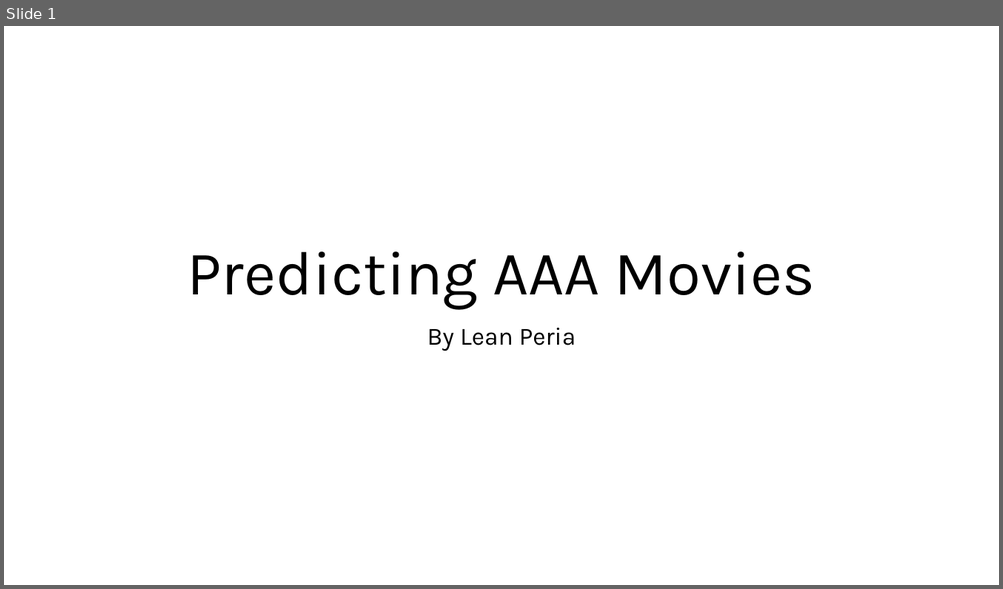
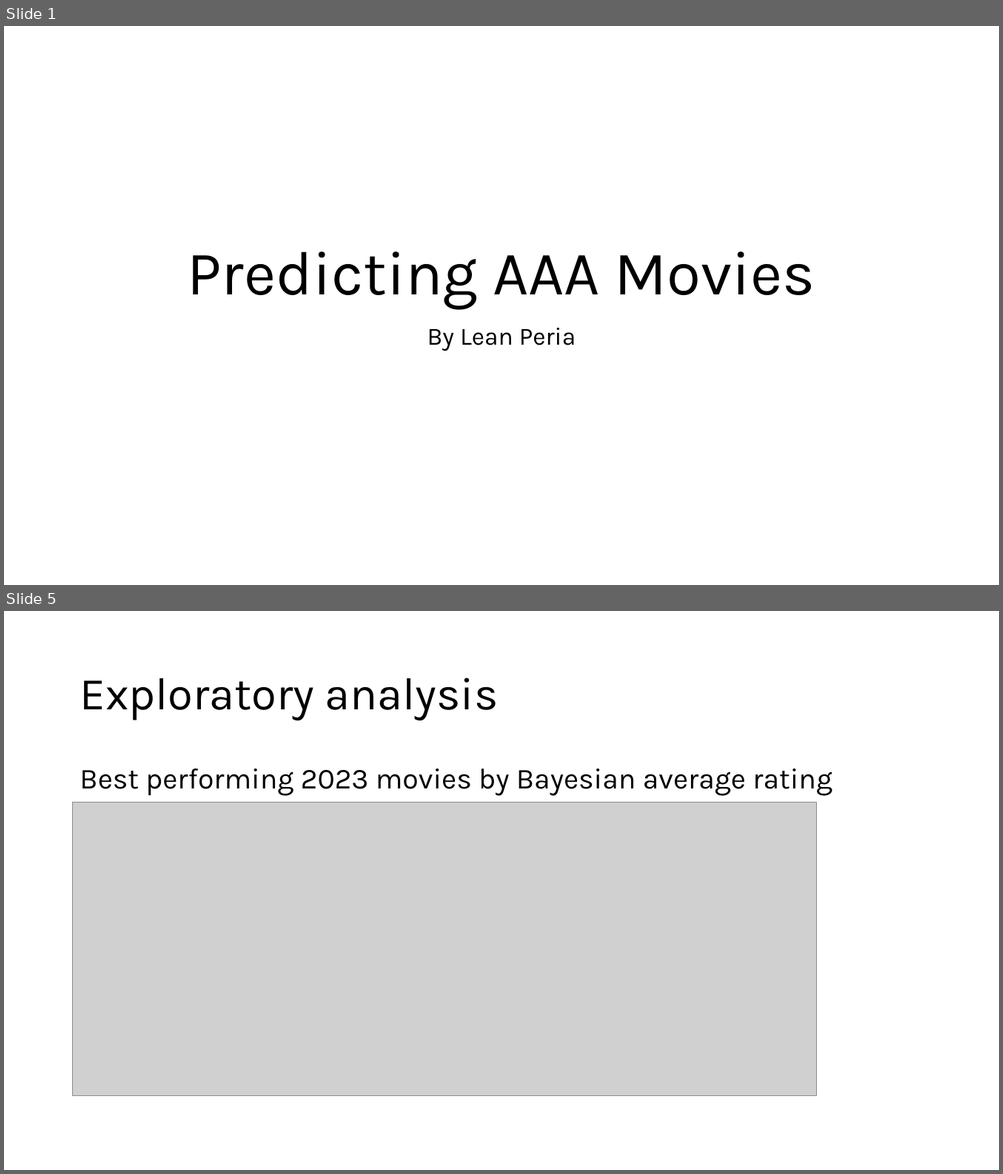
Before and after one commit to leanperia/MoviesRecommendedByLean, a slide deck: Slide Deck - Predicting AAA Movies.pptx. Shown one above the other, each under a label of ours: slide 1 before the commit, slides 1 and 5 after it; the slides between them are not shown. The pictures are 1003x589 and 1003x1174 pixels, drawn with LibreOffice and Linux fonts; fonts in the diff are those of the drawing; grey boxes stand for pictures. Boxes give left, top, right and bottom in pixels: in the first picture for what was removed or moved away, otherwise in the second. Text is boxed around its words. In the diff, an @@ line names an element or a change of style, - is before the commit and + after.

```diff
--- a/Slide Deck - Predicting AAA Movies.pptx
+++ b/Slide Deck - Predicting AAA Movies.pptx
@@ slide 5 added at (4,611,999,1170), background #FFFFFF @@
@@ title added at (79,678,498,721), 44 pt, text #000000 @@
+Exploratory analysis
@@ text added at (79,769,832,796), 28 pt, text #000000 @@
+Best performing 2023 movies by Bayesian average rating
@@ picture added at (73,803,817,1096) @@
```
Also in this commit, not shown: 12 other slides added, 1 slide removed, 3 other files.
